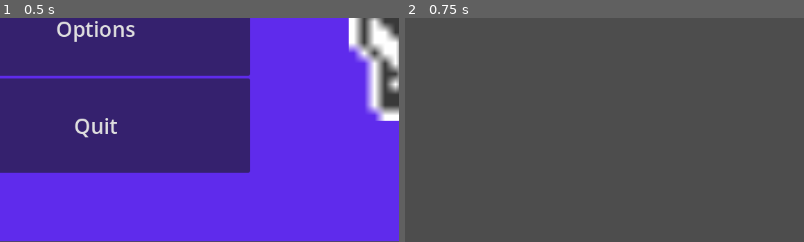
Above: before the commit, frames 1-2 (left to right).
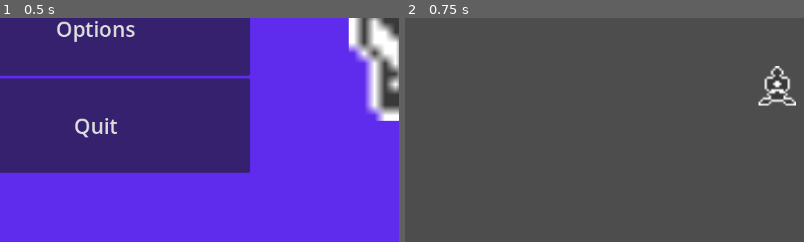
Above: after the commit, the same moments.

Repository: DeluxeTux5249/OOD-Chess
Game: Godot game, scene res://scenes/main_menu.tscn
Two runs of this game, one before a commit and one after it. Both use one fixed random seed, a clock stepped at 60 frames per second and the inputs below. The engine's default icon, where the game draws it, is replaced by a stand-in: a white triangle on a blue panel in a dark square.
Inputs:
- Up to frame 1 (0.5 s): no input
- Up to frame 2 (0.75 s): click "Play Game" at 0.5 s
The pictures show only the part of the screen within x 19-69%, y 50-100%; the shares and areas given below are measured in that part.

Frame 1 is identical in both runs. In frame 2, 0.6% of the frame differs, in the area x 88-98%, y 21-40%.

Commit message:
Drag Move Component Created
Allows for items to be dragged around. Just connect to an area2D InputEvent signal.

Diff:
--- a/scenes/game.tscn
+++ b/scenes/game.tscn
@@ -1,3 +1,11 @@
 [gd_scene format=3 uid="uid://cm8qwqgfxpolk"]
 
+[ext_resource type="PackedScene" uid="uid://bjswgjxavo5pm" path="res://scenes/piece.tscn" id="1_uwrxv"]
+
 [node name="Game" type="Node2D" unique_id=37996590]
+
+[node name="Piece" parent="." unique_id=1336279067 instance=ExtResource("1_uwrxv")]
+position = Vector2(59, 33)
+
+[node name="Camera2D" type="Camera2D" parent="." unique_id=1112767588]
+zoom = Vector2(3, 3)
--- /dev/null
+++ b/scenes/piece.tscn
@@ -0,0 +1,23 @@
+[gd_scene format=3 uid="uid://bjswgjxavo5pm"]
+
+[ext_resource type="Texture2D" uid="uid://bkptkt1y0ixbv" path="res://assets/Pixel_Art_Chess_DevilsWorkshop_V04/chess/black_bishop.png" id="1_gebih"]
+[ext_resource type="Script" uid="uid://dq3rxcpon1x33" path="res://scripts/drag_movement.gd" id="2_s58gp"]
+
+[sub_resource type="RectangleShape2D" id="RectangleShape2D_gebih"]
+size = Vector2(18, 19)
+
+[node name="Piece" type="Node2D" unique_id=288517038]
+
+[node name="Sprite2D" type="Sprite2D" parent="." unique_id=1771937728]
+texture = ExtResource("1_gebih")
+
+[node name="Area2D" type="Area2D" parent="." unique_id=1459052206]
+
+[node name="CollisionShape2D" type="CollisionShape2D" parent="Area2D" unique_id=56878668]
+shape = SubResource("RectangleShape2D_gebih")
+
+[node name="DragMovementComponent" type="Node2D" parent="." unique_id=1069188082]
+script = ExtResource("2_s58gp")
+metadata/_custom_type_script = "uid://dq3rxcpon1x33"
+
+[connection signal="input_event" from="Area2D" to="DragMovementComponent" method="_on_area_2d_input_event"]
--- /dev/null
+++ b/scripts/drag_movement.gd
@@ -0,0 +1,26 @@
+class_name DragMovementComponent
+
+extends Node2D
+
+var is_selected := false
+var mouse_offset := Vector2.ZERO
+var body: Node2D = null
+
+func _ready() -> void:
+	if not body:
+		body = get_parent()
+
+func _process(delta: float) -> void:
+	if body and is_selected:
+		follow_mouse()
+
+func follow_mouse() -> void:
+	body.position = get_global_mouse_position() + mouse_offset
+
+func _on_area_2d_input_event(viewport: Node, event: InputEvent, shape_idx: int) -> void:
+	if event is InputEventMouseButton and event.button_index == MOUSE_BUTTON_LEFT:
+		if event.is_pressed():
+			mouse_offset = body.position - get_global_mouse_position()
+			is_selected = true
+		else:
+			is_selected = false
Not shown, added: scripts/drag_movement.gd.uid
Not shown, added: scenes/piece.tscn3908750240.tmp
